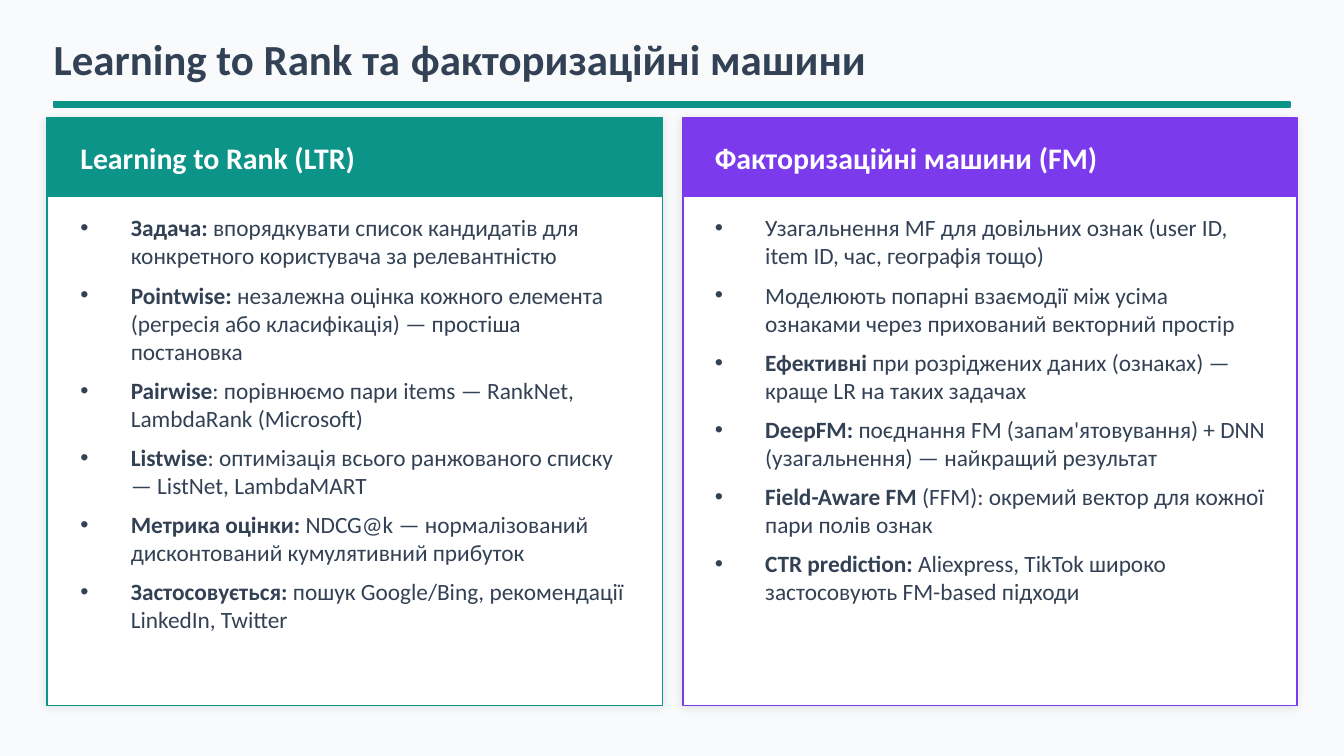
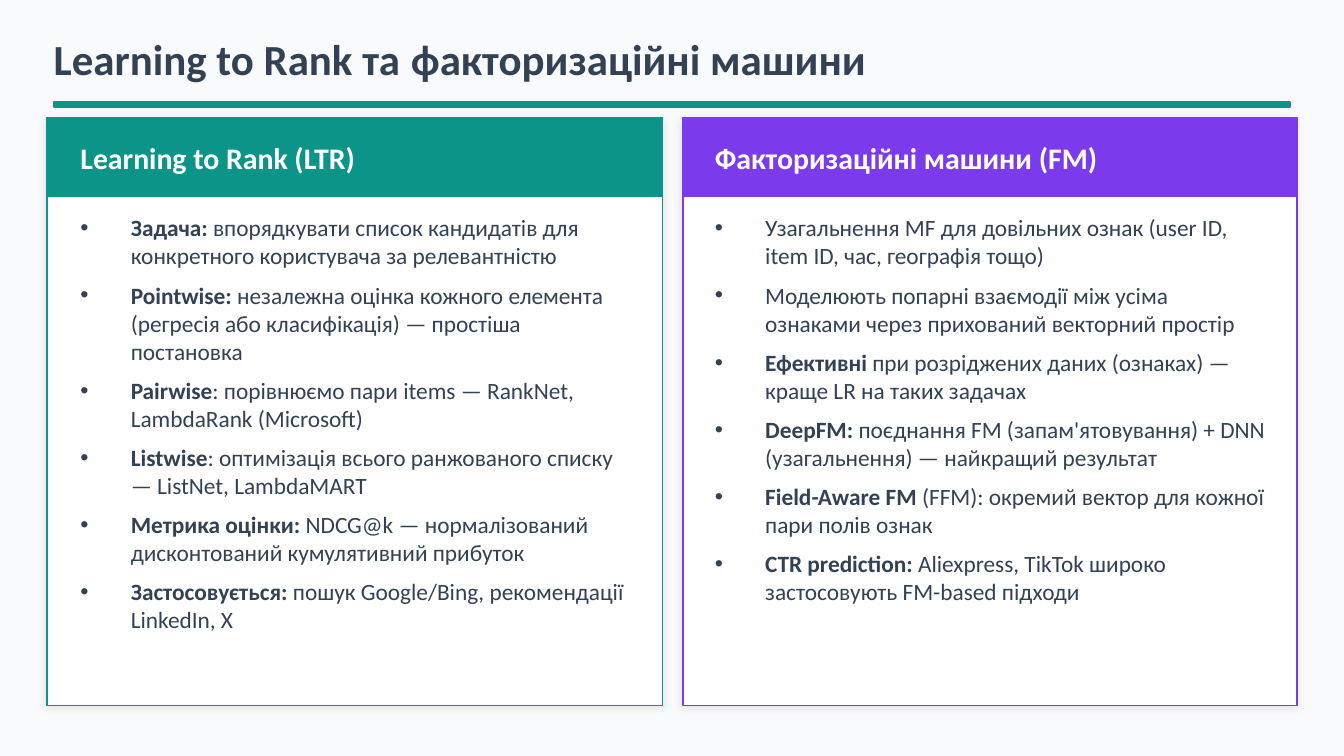
Before and after one commit to BohdanRomaniuk/IAC-Group-Recommender, a slide deck: slide 16 of docs/Presentation - Recommendation Systems. Theoretical Approaches.pptx. Drawn at 1344x756 pixels with LibreOffice and Linux fonts; fonts in the diff are those of the drawing. Boxes give left, top, right and bottom in pixels: in the first picture for what was removed or moved away, otherwise in the second. Text is boxed around its words. In the diff, an @@ line names an element or a change of style, - is before the commit and + after.

```diff
--- a/docs/Presentation - Recommendation Systems. Theoretical Approaches.pptx
+++ b/docs/Presentation - Recommendation Systems. Theoretical Approaches.pptx
@@ text at [131, 583, 624, 631]: text changed @@
-• Застосовується: пошук Google/Bing, рекомендації LinkedIn, Twitter
+• Застосовується: пошук Google/Bing, рекомендації LinkedIn, X
```
Also in this commit, not shown: 4 other slides changed, 1 other file.
